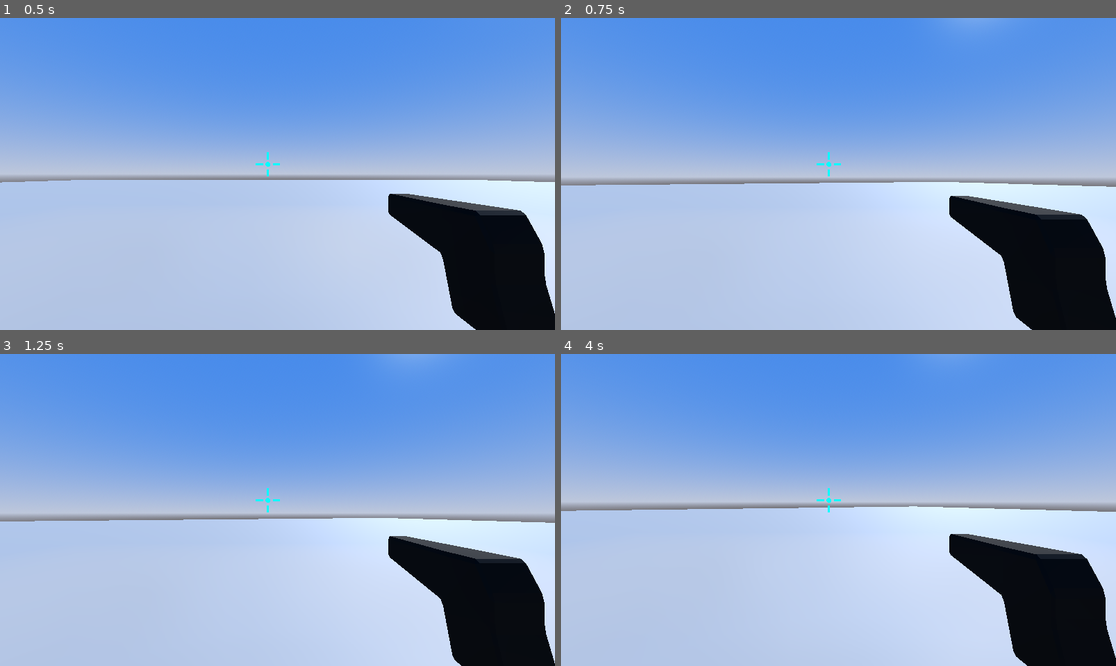
Above: before the commit, frames 1-4 (two rows, left to right).
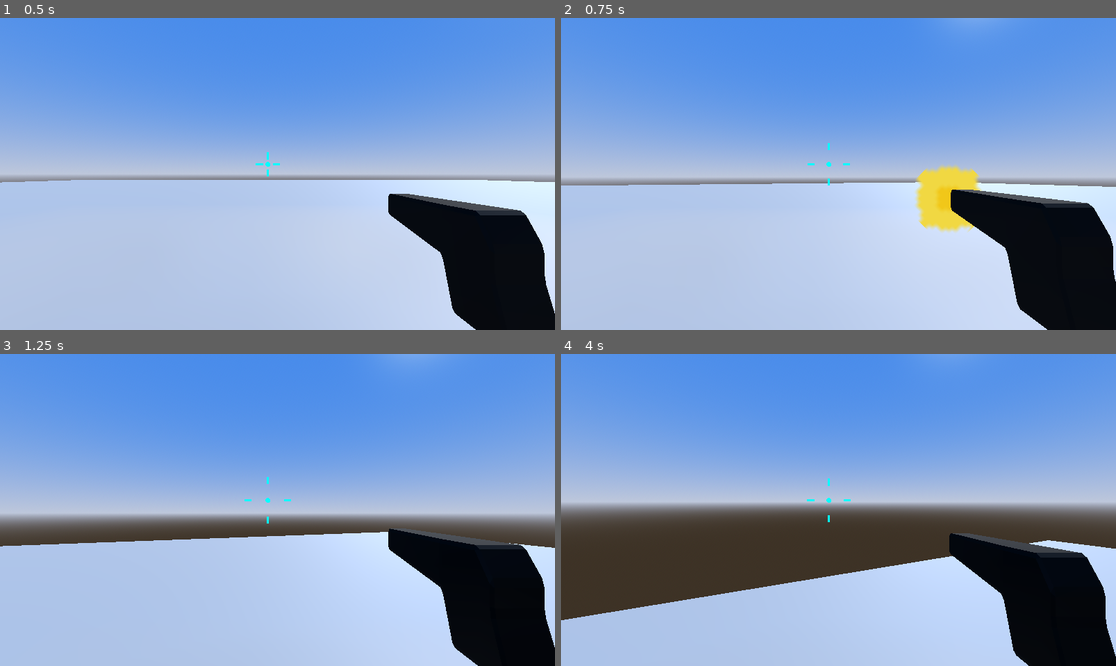
Above: after the commit, the same moments.

Repository: StudioXPEtudiant/24-25QC.Me.S4.KhornHeretics
Game: Godot game, scene res://Benjamin/Scene/test.tscn
Same seed, same stepped clock (60 frames per second), same inputs: the game is played once before the commit and once after it.
Inputs (mouse positions are in pixels of both pictures, inside the frame that each line leads up to):
- Up to frame 1 (0.5 s): no input
- Up to frame 2 (0.75 s): move the mouse to (866, 174) at 0.52 s; hold W (Up, bound only after the commit) from 0.53 s (still down); click (866, 174) at 0.6 s
- Up to frame 3 (1.25 s): keep holding W (Up, bound only after the commit); tap Space (Jump, bound only after the commit) at 0.77, 0.8, 1.07 s
- Up to frame 4 (4 s): keep holding W (Up, bound only after the commit); move the mouse to (810, 510) at 1.27 s; tap Space (Jump, bound only after the commit) at 1.35, 1.52, 1.82, 2.3, 3.02, 3.32, 3.6, 3.77 s; click (810, 510) at 1.55 s; move the mouse to (849, 503) at 2.02 s; click (849, 503) at 2.1 s; move the mouse to (832, 516) at 2.77 s; click (832, 516) at 2.85 s; move the mouse to (877, 513) at 3.52 s

Frame 1 is identical in both runs. In frame 2, 4.0% of the frame differs, in the area x 6-100%, y 40-100%; in frame 3, 8.1%; in frame 4, 21%, in the area x 0-100%, y 39-100%.

Commit message:
Project settings

Diff:
--- a/project.godot
+++ b/project.godot
@@ -14,3 +14,45 @@
 run/main_scene="res://Benjamin/Scene/test.tscn"
 config/features=PackedStringArray("4.2", "Forward Plus")
 config/icon="res://icon.svg"
+
+[input]
+
+Shoot={
+"deadzone": 0.5,
+"events": [Object(InputEventMouseButton,"resource_local_to_scene":false,"resource_name":"","device":-1,"window_id":0,"alt_pressed":false,"shift_pressed":false,"ctrl_pressed":false,"meta_pressed":false,"button_mask":1,"position":Vector2(133, 17),"global_position":Vector2(137, 58),"factor":1.0,"button_index":1,"canceled":false,"pressed":true,"double_click":true,"script":null)
+]
+}
+ESC={
+"deadzone": 0.5,
+"events": [Object(InputEventKey,"resource_local_to_scene":false,"resource_name":"","device":-1,"window_id":0,"alt_pressed":false,"shift_pressed":false,"ctrl_pressed":false,"meta_pressed":false,"pressed":false,"keycode":0,"physical_keycode":4194305,"key_label":0,"unicode":0,"echo":false,"script":null)
+]
+}
+Left={
+"deadzone": 0.5,
+"events": [Object(InputEventKey,"resource_local_to_scene":false,"resource_name":"","device":-1,"window_id":0,"alt_pressed":false,"shift_pressed":false,"ctrl_pressed":false,"meta_pressed":false,"pressed":false,"keycode":0,"physical_keycode":65,"key_label":0,"unicode":97,"echo":false,"script":null)
+]
+}
+Right={
+"deadzone": 0.5,
+"events": [Object(InputEventKey,"resource_local_to_scene":false,"resource_name":"","device":-1,"window_id":0,"alt_pressed":false,"shift_pressed":false,"ctrl_pressed":false,"meta_pressed":false,"pressed":false,"keycode":0,"physical_keycode":68,"key_label":0,"unicode":100,"echo":false,"script":null)
+]
+}
+Up={
+"deadzone": 0.5,
+"events": [Object(InputEventKey,"resource_local_to_scene":false,"resource_name":"","device":-1,"window_id":0,"alt_pressed":false,"shift_pressed":false,"ctrl_pressed":false,"meta_pressed":false,"pressed":false,"keycode":0,"physical_keycode":87,"key_label":0,"unicode":119,"echo":false,"script":null)
+]
+}
+Down={
+"deadzone": 0.5,
+"events": [Object(InputEventKey,"resource_local_to_scene":false,"resource_name":"","device":-1,"window_id":0,"alt_pressed":false,"shift_pressed":false,"ctrl_pressed":false,"meta_pressed":false,"pressed":false,"keycode":0,"physical_keycode":83,"key_label":0,"unicode":115,"echo":false,"script":null)
+]
+}
+Jump={
+"deadzone": 0.5,
+"events": [Object(InputEventKey,"resource_local_to_scene":false,"resource_name":"","device":-1,"window_id":0,"alt_pressed":false,"shift_pressed":false,"ctrl_pressed":false,"meta_pressed":false,"pressed":false,"keycode":0,"physical_keycode":32,"key_label":0,"unicode":32,"echo":false,"script":null)
+]
+}
+
+[rendering]
+
+textures/canvas_textures/default_texture_filter=0
